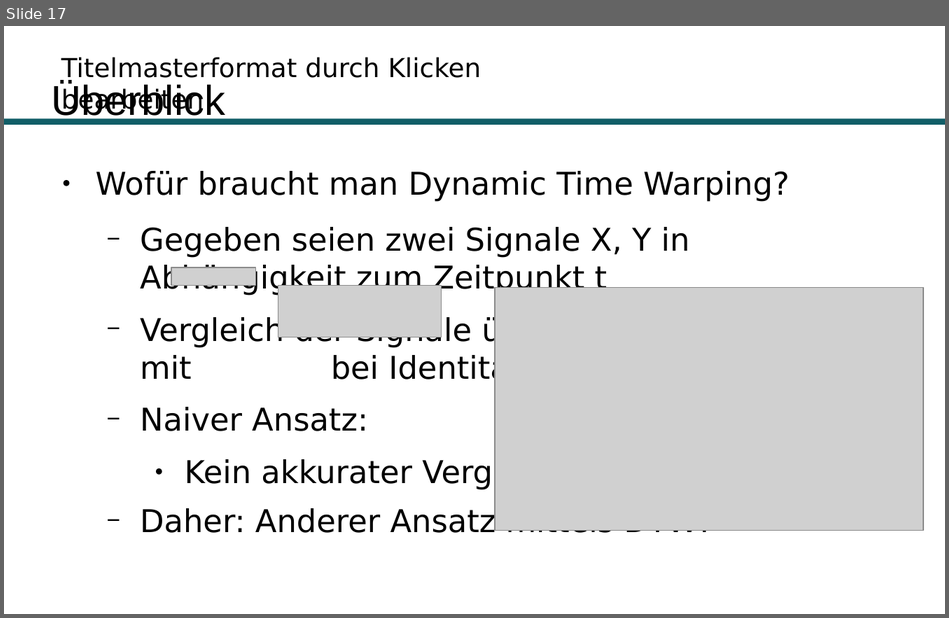
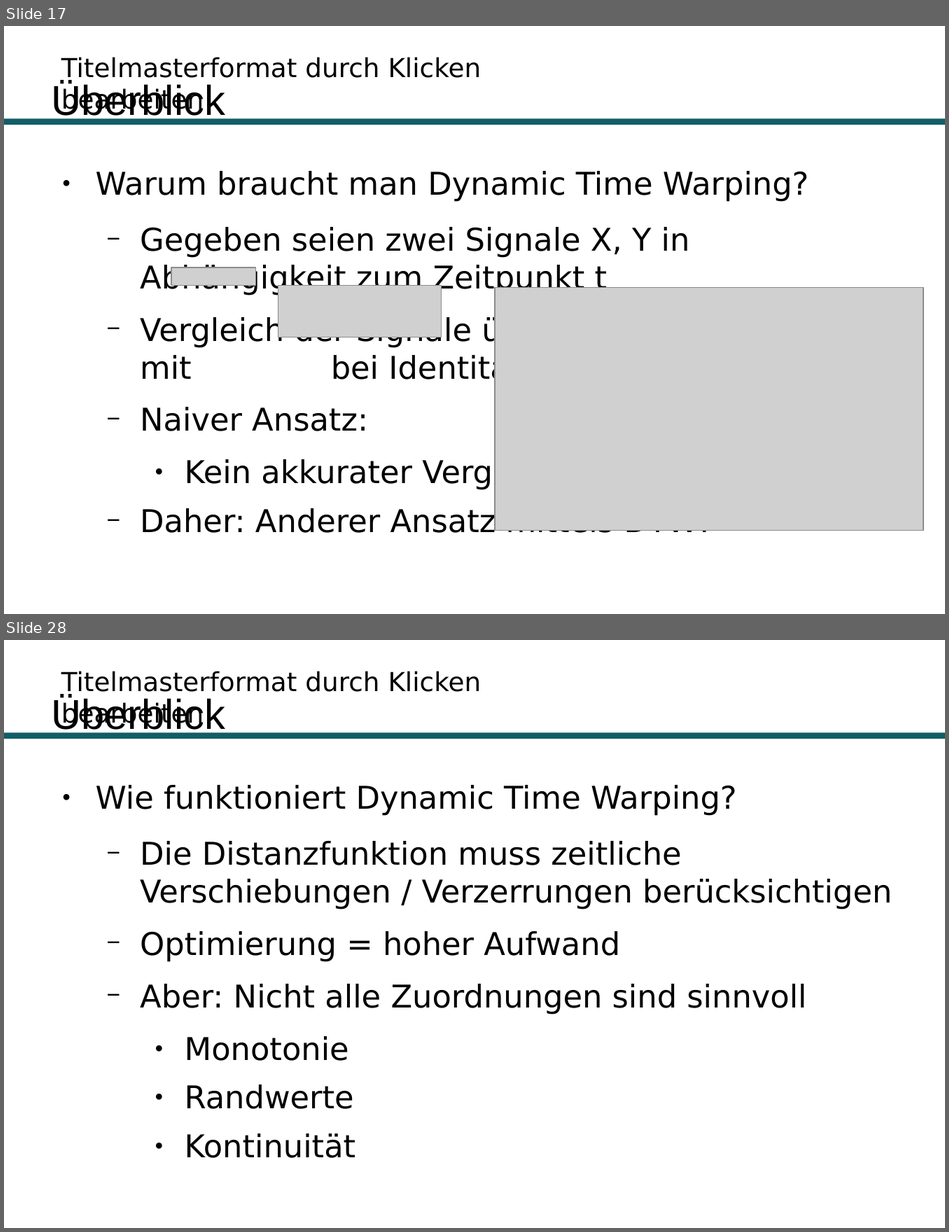
Before and after one commit to Hirnschwamm/DTW, a slide deck: Präsentation.odp. Shown one above the other, each under a label of ours: slide 17 before the commit, slides 17 and 28 after it; the slides between them are not shown. The pictures are 949x618 and 949x1232 pixels, drawn with LibreOffice and Linux fonts; fonts in the diff are those of the drawing; grey boxes stand for pictures; background and template pictures are left out. Boxes give left, top, right and bottom in pixels: in the first picture for what was removed or moved away, otherwise in the second. Text is boxed around its words. In the diff, an @@ line names an element or a change of style, - is before the commit and + after.

```diff
--- a/Präsentation.odp
+++ b/Präsentation.odp
@@ slide 28 added at [4,640,945,1228], background #FFFFFF; not listed: 2 template elements that a slide beside it also shows @@
@@ title added at [51,695,225,737], 32 pt, text #000000 @@
+Überblick
@@ text added at [96,785,892,1158], 24 pt, text #000000 @@
+● Wie funktioniert Dynamic Time Warping?
+  − Die Distanzfunktion muss zeitliche Verschiebungen / Verzerrungen berücksichtigen
+  − Optimierung = hoher Aufwand
+  − Aber: Nicht alle Zuordnungen sind sinnvoll
+    ● Monotonie
+    ● Randwerte
+    ● Kontinuität
@@ slide 17 changed as well @@
@@ text at [96,171,809,202]: text changed @@
-● Wofür braucht man Dynamic Time Warping?
+● Warum braucht man Dynamic Time Warping?
```
Also in this commit, not shown: 5 other slides changed, 10 other slides added.
